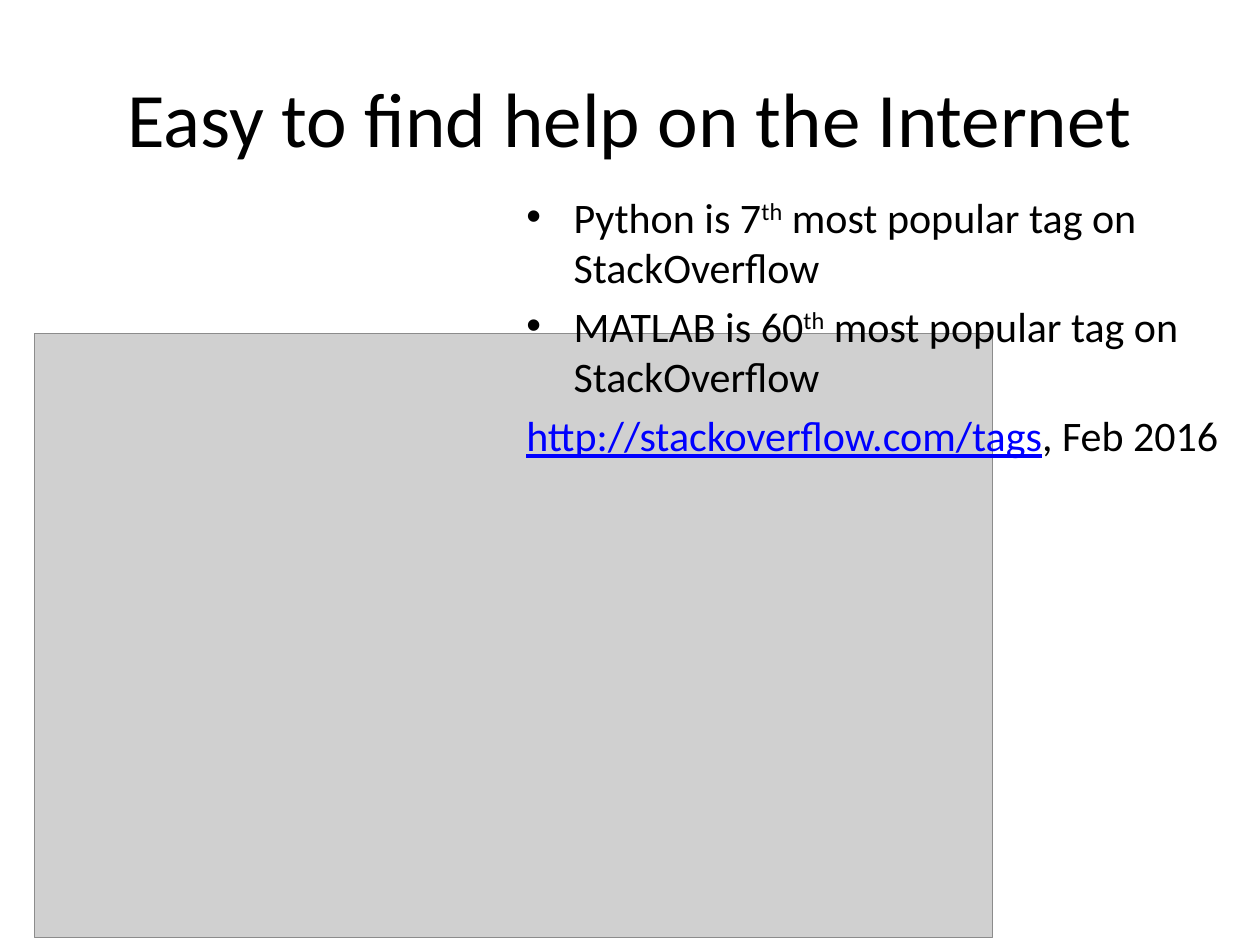
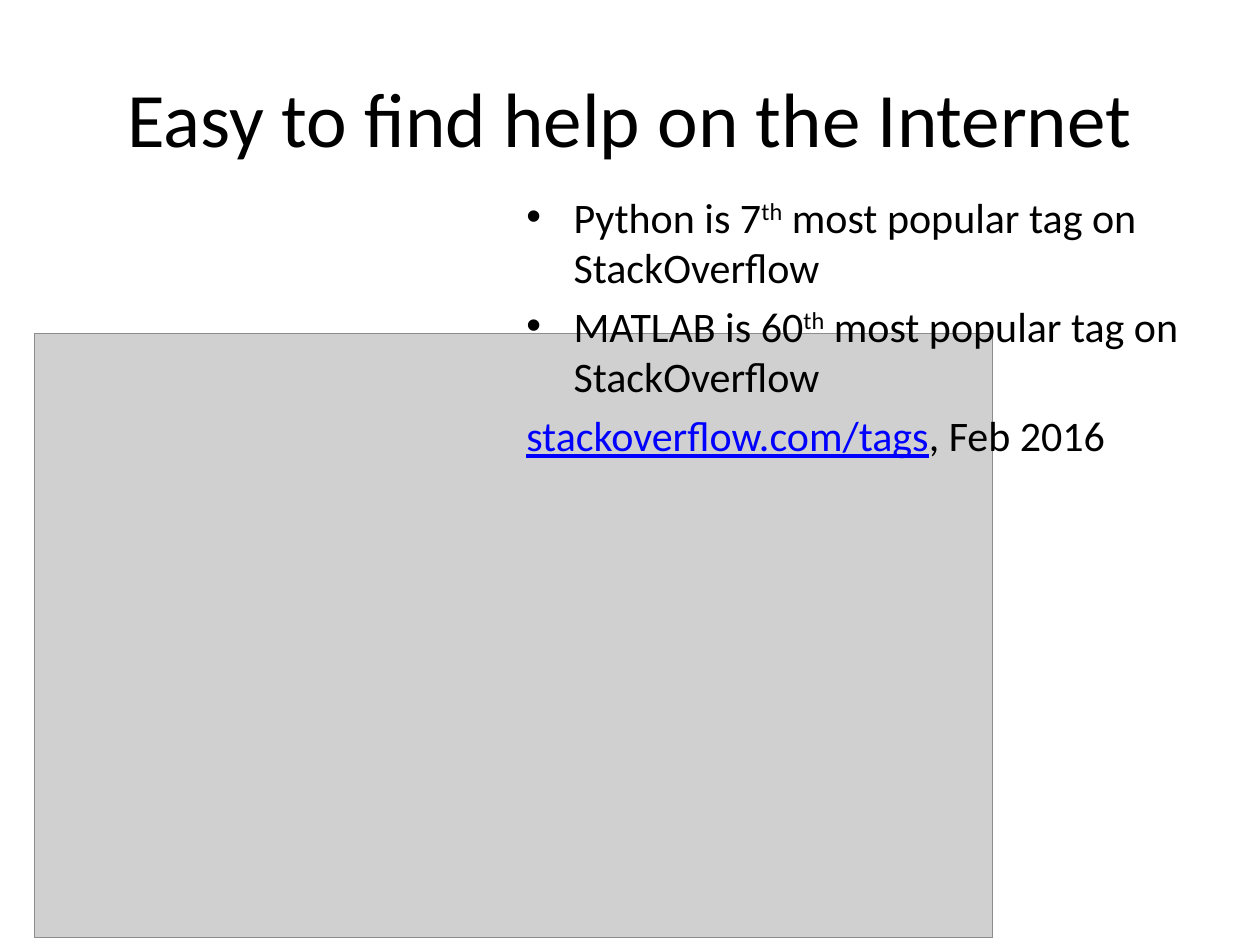
Before and after one commit to yoavram/Py4Eng, a slide deck: slide 32 of docs/Introduction to Python.pptx. Drawn at 1260x945 pixels with LibreOffice and Linux fonts; fonts in the diff are those of the drawing; grey boxes stand for pictures. Boxes give left, top, right and bottom in pixels: in the first picture for what was removed or moved away, otherwise in the second. Text is boxed around its words. In the diff, an @@ line names an element or a change of style, - is before the commit and + after.

```diff
--- a/docs/Introduction to Python.pptx
+++ b/docs/Introduction to Python.pptx
@@ text at (526,416,1105,461): text changed @@
-http://stackoverflow.com/tags, Feb 2016
+stackoverflow.com/tags, Feb 2016
```
Also in this commit, not shown: 15 other slides changed, 3 slides added, 2 slides removed.
